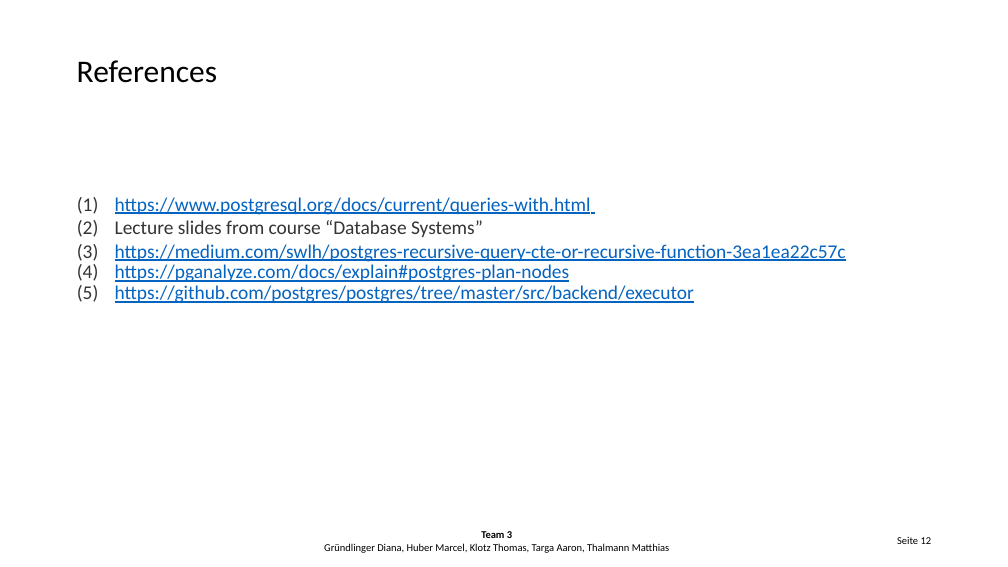
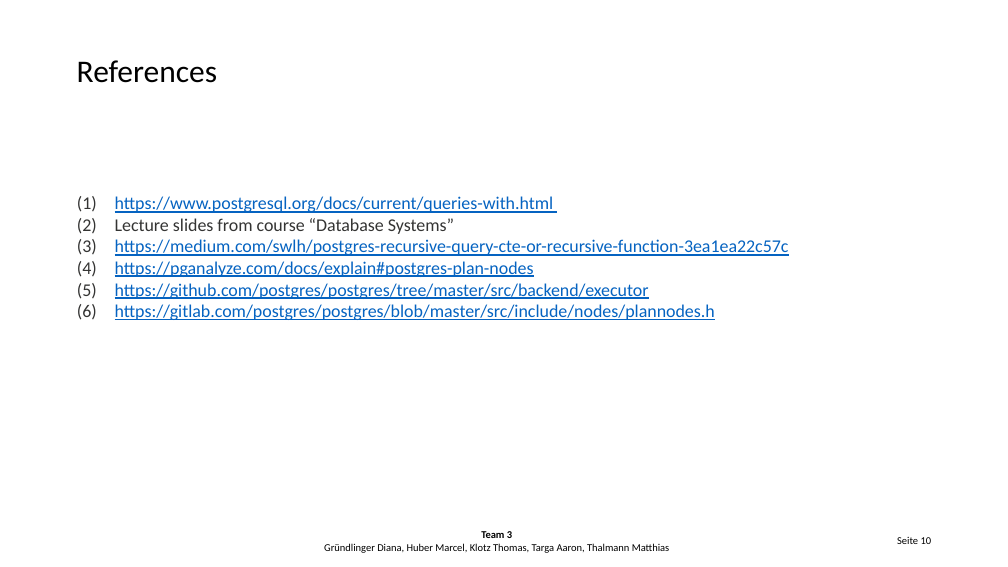
Before and after one commit to Hegl1/archimpl, a slide deck: slide 13 of tasks/task6/task6_presentation.pptx (slide 12 before the commit). Drawn at 1008x567 pixels with LibreOffice and Linux fonts; fonts in the diff are those of the drawing; background and template pictures are left out. Boxes give left, top, right and bottom in pixels: in the first picture for what was removed or moved away, otherwise in the second. Text is boxed around its words. In the diff, an @@ line names an element or a change of style, - is before the commit and + after.

```diff
--- a/tasks/task6/task6_presentation.pptx
+++ b/tasks/task6/task6_presentation.pptx
@@ text at <box>115,196,789,299</box>: size 18.5 to 17.1 pt in "https://www.postgresql.org/docs/current/queries-with.html", "Lecture slides from course “Database Systems”", "https://medium.com/swlh/postgres-recursive-query-cte-or-recu ...", "https://pganalyze.com/docs/explain#postgres-plan-nodes" and 1 more places; line spacing 0.9 to 1 @@
@@ text at <box>115,304,715,320</box>: paragraph added @@
+(6) https://gitlab.com/postgres/postgres/blob/master/src/include/nodes/plannodes.h
@@ text at <box>897,537,932,544</box>: text changed @@
-Seite 12
+Seite 10
```
Also in this commit, not shown: 4 other slides changed, 3 slides added, 2 slides removed, 1 other file.
